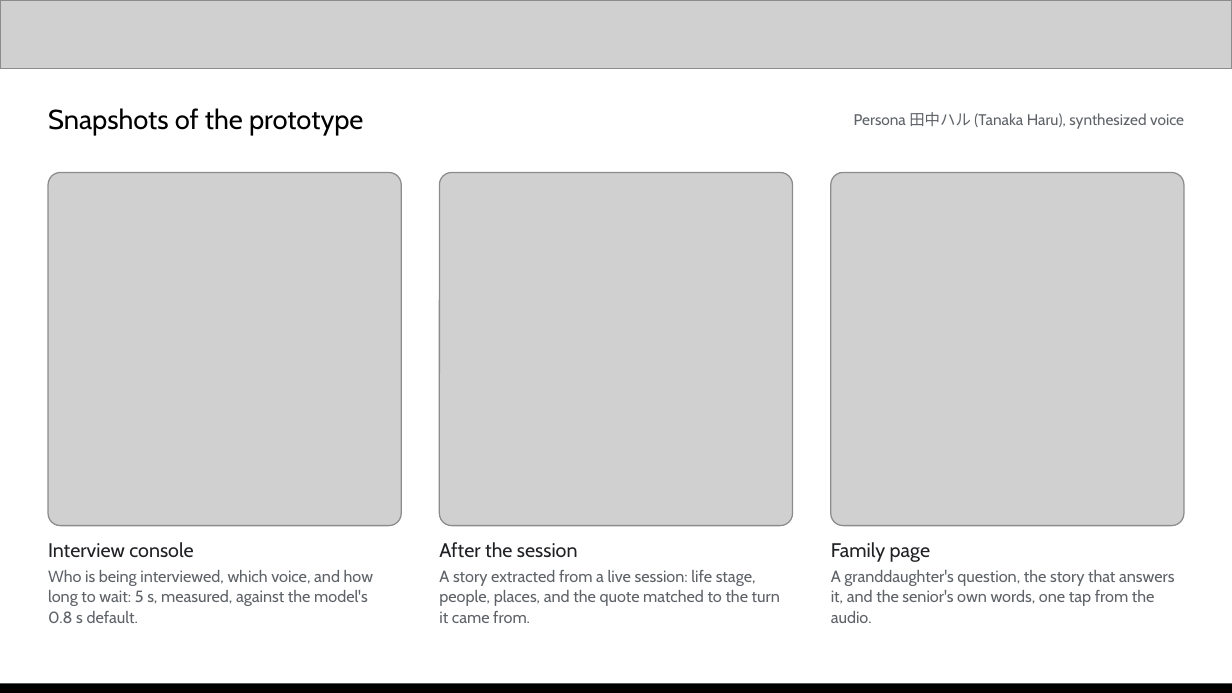
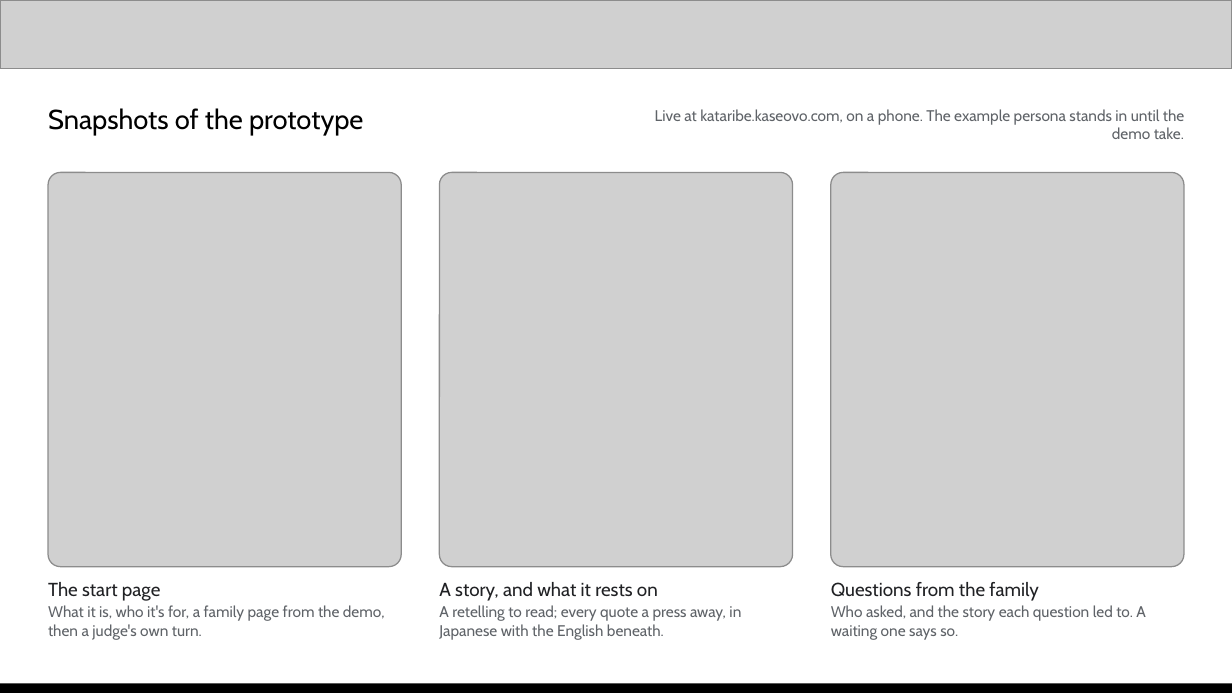
Before and after one commit to kaseovo/kataribe, a slide deck: slide 10 of docs/demo/kataribe-pitch-deck.pptx. Drawn at 1232x693 pixels with LibreOffice and Linux fonts; fonts in the diff are those of the drawing; grey boxes stand for pictures. Boxes give left, top, right and bottom in pixels: in the first picture for what was removed or moved away, otherwise in the second. Text is boxed around its words. In the diff, an @@ line names an element or a change of style, - is before the commit and + after.

```diff
--- a/docs/demo/kataribe-pitch-deck.pptx
+++ b/docs/demo/kataribe-pitch-deck.pptx
@@ text at (655,109,1184,139): text changed @@
-Persona 田中ハル (Tanaka Haru), synthesized voice
+Live at kataribe.kaseovo.com, on a phone. The example persona stands in until the demo take.
@@ picture: place and size @@
-picture at (48,172,402,526)
+picture at (48,172,402,567)
@@ picture: place and size @@
-picture at (440,172,793,526)
+picture at (440,172,793,567)
@@ picture: place and size @@
-picture at (830,172,1184,526)
+picture at (830,172,1184,567)
@@ text at (48,582,385,640): text changed; size 9.5 to 9 pt @@
-Interview console
-Who is being interviewed, which voice, and how long to wait: 5 s, measured, against the model's 0.8 s default.
+The start page
+What it is, who it's for, a family page from the demo, then a judge's own turn.
@@ text at (439,582,741,640): text changed; size 9.5 to 9 pt @@
-After the session
-A story extracted from a live session: life stage, people, places, and the quote matched to the turn it came from.
+A story, and what it rests on
+A retelling to read; every quote a press away, in Japanese with the English beneath.
@@ text at (831,582,1146,640): text changed; size 9.5 to 9 pt @@
-Family page
-A granddaughter's question, the story that answers it, and the senior's own words, one tap from the audio.
+Questions from the family
+Who asked, and the story each question led to. A waiting one says so.
```
Also in this commit, not shown: 12 other slides changed, 9 other files.
